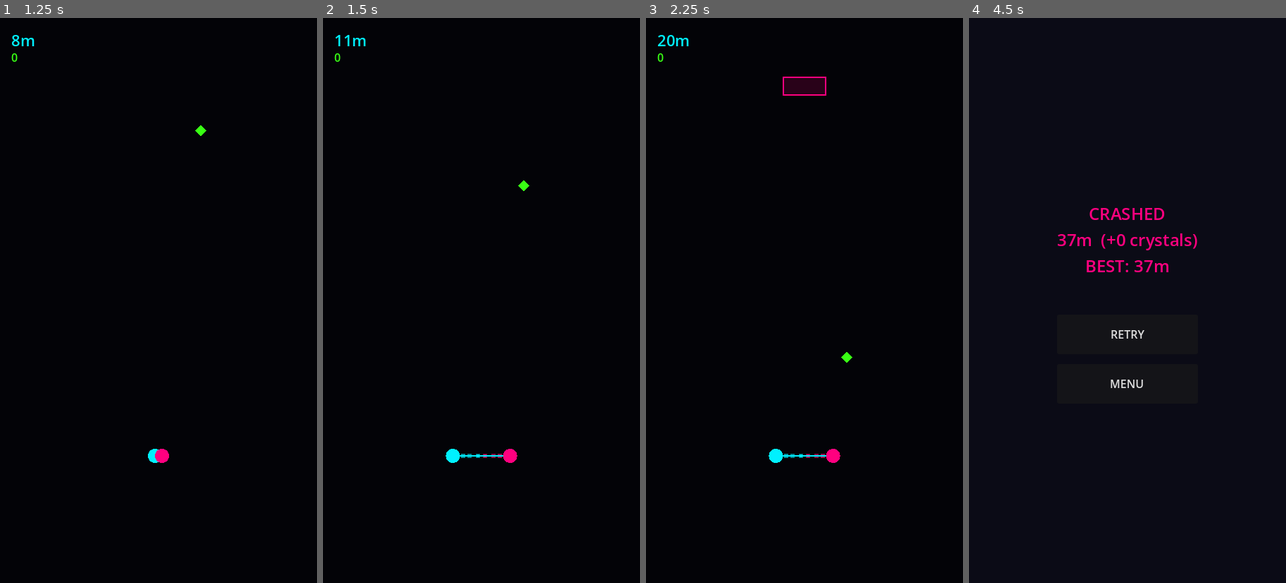
Above: before the commit, frames 1-4 (left to right).
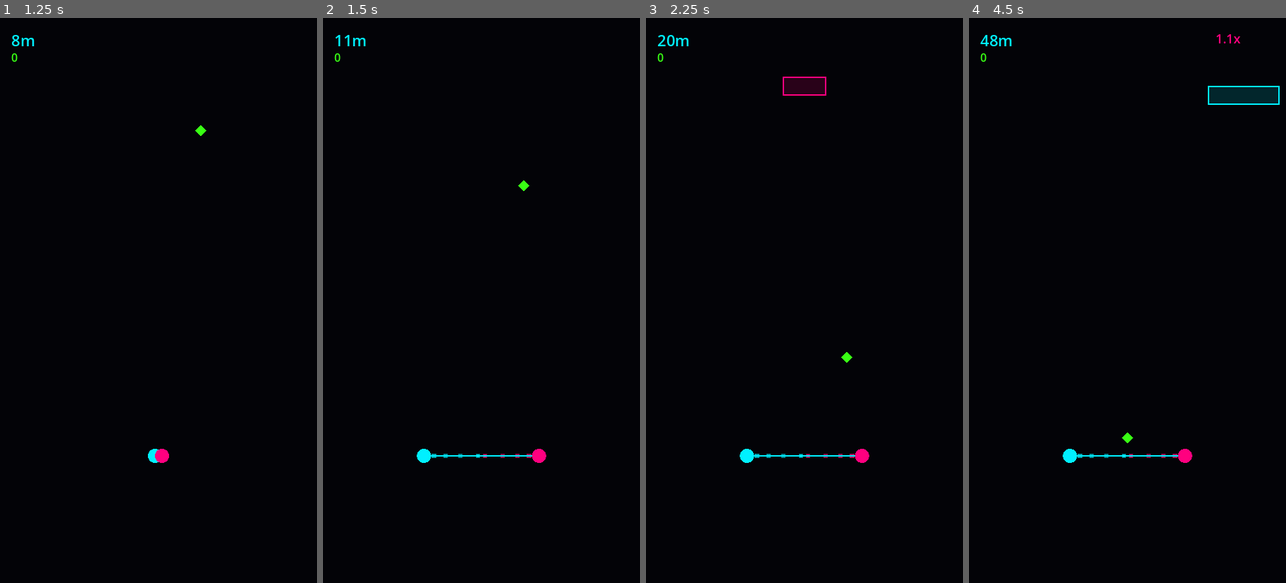
Above: after the commit, the same moments.

Repository: Kelvis123456/neon-tether-game-design
Game: Godot game, scene res://scenes/Main.tscn
Same seed, same stepped clock (60 frames per second), same inputs: the game is played once before the commit and once after it.
Inputs (mouse positions are in pixels of both pictures, inside the frame that each line leads up to):
- Up to frame 1 (1.25 s): click "PLAY" at 0.5 s
- Up to frame 2 (1.5 s): move the mouse to (551, 272) at 1.27 s; click (551, 272) at 1.42 s
- Up to frame 3 (2.25 s): move the mouse to (741, 328) at 2.02 s; click (741, 328) at 2.17 s
- Up to frame 4 (4.5 s): move the mouse to (1159, 176) at 2.77 s; click (1159, 176) at 2.92 s; move the mouse to (1111, 413) at 3.52 s; click (1111, 413) at 3.67 s; move the mouse to (1222, 385) at 4.27 s; click (1222, 385) at 4.42 s

Frame 1 is identical in both runs. In frame 2, 0.4% of the frame differs, in the area x 29-71%, y 76-79%; in frame 3, 0.4%; in frame 4, 2.3%, in the area x 3-98%, y 2-79%.

Commit message:
Fix BUG-009: cyan side obstacles were mathematically unkillable
Traced this back after noticing holding never actually moved the sphere
near an obstacle edge in a live test, which turned out to be a real bug
and not just a rendering thing. MAX_WIDTH (140) capped the tether's reach
45px short of the SIDE_SAFE_MARGIN threshold (110) on this 450px canvas,
so no matter how you played, side obstacles could never collide. Same
bug exists in the original prototype, wasn't introduced by the port.

Raised MAX_WIDTH to 290 so a full split actually crosses the threshold.
Verified with a direct test driving _move_and_collide() with contrived
obstacle/width states (wide-vs-side collides, narrow-vs-side is safe,
center mechanic unaffected). Tutorial briefing now shows the danger pose
first (sphere actually overlapping the obstacle) before the safe one.

Diff:
--- a/godot/scripts/gameplay.gd
+++ b/godot/scripts/gameplay.gd
@@ -12,7 +12,16 @@
 const PLAYER_Y := CANVAS_HEIGHT - 180.0
 const SPRING_LERP := 0.18
 const MIN_WIDTH := 10.0
-const MAX_WIDTH := 140.0
+# 140 was carried over unscaled from the browser prototype's targetWidth, but
+# on this 450px-wide canvas it's actually too small to ever be dangerous: full
+# split only reaches sphere_offset 70 (player_left_x 155), 45px short of
+# SIDE_SAFE_MARGIN's 110 threshold. That means side/cyan obstacles could
+# never kill the player no matter what action was taken — a real mechanic
+# bug present in the original prototype too, not something the Godot port
+# introduced. Raised so a full split now crosses the threshold (offset 145,
+# player_left_x 80), by the same ~30-unit margin MIN_WIDTH already gives the
+# center/magenta side (offset 5 vs. its 35 threshold).
+const MAX_WIDTH := 290.0
 const SPHERE_RADIUS := 10.0
 const OBSTACLE_HALF_HEIGHT := 12.5
 const CENTER_OBSTACLE_WIDTH := 60.0
--- a/godot/scripts/screens/tutorial_screen.gd
+++ b/godot/scripts/screens/tutorial_screen.gd
@@ -6,7 +6,10 @@
 ## INPUT (hold=split, release=merge) without ever showing an obstacle, so a
 ## player could finish it and still not know which color they had to dodge
 ## with which action. Steps 1-2 now show the actual center/side obstacle
-## shapes from gameplay.gd next to the tether width that clears them, before
+## shapes from gameplay.gd: first the WRONG tether state actually touching
+## the obstacle (a real collision pose, not just a distant illustration —
+## see gameplay.gd's MAX_WIDTH comment for why the old 140 value never let
+## the tether reach that far), then the correct state that clears it, before
 ## steps 3-5 (unchanged practice flow) drill the input itself. Unlocks the
 ## "first_transmission" achievement — previously unreachable in the Godot
 ## port, since nothing else ever completed it.
@@ -26,7 +29,7 @@
 const TETHER_Y := 420.0
 const SPRING_LERP := 0.18
 const MIN_WIDTH := 10.0
-const MAX_WIDTH := 140.0
+const MAX_WIDTH := 290.0 # kept in sync with gameplay.gd's MAX_WIDTH
 const SPHERE_RADIUS := 10.0
 const COLOR_BG := Color(0.012, 0.012, 0.027)
 
@@ -37,6 +40,8 @@
 const SIDE_OBSTACLE_WIDTH := 100.0
 const OBSTACLE_HALF_HEIGHT := 40.0
 
+const DANGER_PREVIEW_DURATION := 1.1
+
 const STEP_BRIEF_MAGENTA := 1
 const STEP_BRIEF_CYAN := 2
 const STEP_PRACTICE_HOLD := 3
@@ -46,6 +51,9 @@
 var step := STEP_BRIEF_MAGENTA
 var width := MIN_WIDTH
 var target_width := MIN_WIDTH
+
+var _brief_t := 0.0
+var _brief_revealed := false
 
 var _hud: CanvasLayer
 var _step_label: Label
@@ -54,9 +62,12 @@
 var _abandon_btn: Button
 var _cyan := Color("#00f0ff")
 var _magenta := Color("#ff007f")
+var _danger := Color("#ff3b3b")
 
 func _ready() -> void:
 	_build_hud()
+	# Step 1 starts in its DANGER pose already: default width is MIN_WIDTH
+	# (merged), which is exactly what collides with the center obstacle.
 
 func _build_hud() -> void:
 	_hud = CanvasLayer.new()
@@ -72,8 +83,8 @@
 	_instruction_label.custom_minimum_size = Vector2(CANVAS_WIDTH - 50, 70)
 	_hud.add_child(_instruction_label)
 
-	_hint_label = UIHelpers.label("SPLIT WIDE TO CLEAR IT — 👆 TAP TO CONTINUE", 15, Color(1, 1, 1, 0.7), HORIZONTAL_ALIGNMENT_CENTER, true)
-	_hint_label.position = Vector2(25, TETHER_Y + 50)
+	_hint_label = UIHelpers.label("⚠ STAY MERGED AND THIS HAPPENS", 15, _danger, HORIZONTAL_ALIGNMENT_CENTER, true)
+	_hint_label.position = Vector2(25, TETHER_Y + 55)
 	_hint_label.custom_minimum_size = Vector2(CANVAS_WIDTH - 50, 44)
 	_hud.add_child(_hint_label)
 
@@ -81,12 +92,6 @@
 	_abandon_btn.position = Vector2(CANVAS_WIDTH / 2.0 - 130, CANVAS_HEIGHT - 90)
 	_abandon_btn.pressed.connect(func(): finished.emit())
 	_hud.add_child(_abandon_btn)
-
-	# Step 1's illustration needs the tether drawn wide (split) from the
-	# start, since it's a static "here's the safe shape" demo, not something
-	# the player has to hold for.
-	width = MAX_WIDTH
-	target_width = MAX_WIDTH
 
 func _input(event: InputEvent) -> void:
 	if step >= STEP_DONE:
@@ -101,7 +106,9 @@
 		return
 
 	if step == STEP_BRIEF_MAGENTA or step == STEP_BRIEF_CYAN:
-		if pressed:
+		# Ignored until the danger→safe reveal has played, so the player
+		# always sees the crash pose before they can skip past it.
+		if pressed and _brief_revealed:
 			_advance_briefing()
 	elif pressed:
 		_on_hold_start()
@@ -114,17 +121,34 @@
 		_step_label.text = "TUTORIAL STEP 2/5"
 		_instruction_label.text = "CYAN BLOCKS THE SIDES"
 		_instruction_label.add_theme_color_override("font_color", _cyan)
-		_hint_label.text = "MERGE NARROW TO SLIP THROUGH — 👆 TAP TO CONTINUE"
-		width = MIN_WIDTH
-		target_width = MIN_WIDTH
+		_start_briefing_danger(MAX_WIDTH)
 	elif step == STEP_BRIEF_CYAN:
 		step = STEP_PRACTICE_HOLD
 		_step_label.text = "TUTORIAL STEP 3/5"
 		_instruction_label.text = "PRESS AND HOLD TO SPLIT CORE"
 		_instruction_label.add_theme_color_override("font_color", _cyan)
 		_hint_label.text = "👆 HOLD ANYWHERE"
+		_hint_label.add_theme_color_override("font_color", Color(1, 1, 1, 0.7))
 		width = MIN_WIDTH
 		target_width = MIN_WIDTH
+
+func _start_briefing_danger(danger_width: float) -> void:
+	_brief_t = 0.0
+	_brief_revealed = false
+	width = danger_width
+	target_width = danger_width
+	_hint_label.add_theme_color_override("font_color", _danger)
+	_hint_label.text = "⚠ STAY MERGED AND THIS HAPPENS" if step == STEP_BRIEF_MAGENTA else "⚠ STAY SPLIT WIDE AND THIS HAPPENS"
+
+func _reveal_briefing_safe() -> void:
+	_brief_revealed = true
+	_hint_label.add_theme_color_override("font_color", Color(1, 1, 1, 0.85))
+	if step == STEP_BRIEF_MAGENTA:
+		target_width = MAX_WIDTH
+		_hint_label.text = "SPLIT WIDE TO CLEAR IT — 👆 TAP TO CONTINUE"
+	else:
+		target_width = MIN_WIDTH
+		_hint_label.text = "MERGE NARROW TO SLIP THROUGH — 👆 TAP TO CONTINUE"
 
 func _on_hold_start() -> void:
 	target_width = MAX_WIDTH
@@ -150,26 +174,35 @@
 func _process(delta: float) -> void:
 	var steps := delta * 60.0
 	width += (target_width - width) * SPRING_LERP * steps
+
+	if (step == STEP_BRIEF_MAGENTA or step == STEP_BRIEF_CYAN) and not _brief_revealed:
+		_brief_t += delta
+		if _brief_t >= DANGER_PREVIEW_DURATION:
+			_reveal_briefing_safe()
+
 	queue_redraw()
 
 func _draw() -> void:
 	draw_rect(Rect2(0, 0, CANVAS_WIDTH, CANVAS_HEIGHT), COLOR_BG, true)
 
+	var danger_active := (step == STEP_BRIEF_MAGENTA or step == STEP_BRIEF_CYAN) and not _brief_revealed
+	var fill_alpha := 0.35 if danger_active else 0.15
+
 	if step == STEP_BRIEF_MAGENTA:
 		var rect := Rect2(CANVAS_WIDTH / 2.0 - CENTER_OBSTACLE_WIDTH / 2.0, TETHER_Y - OBSTACLE_HALF_HEIGHT, CENTER_OBSTACLE_WIDTH, OBSTACLE_HALF_HEIGHT * 2.0)
-		draw_rect(rect, Color(_magenta, 0.15), true)
-		draw_rect(rect, _magenta, false, 2.0)
+		draw_rect(rect, Color(_magenta, fill_alpha), true)
+		draw_rect(rect, _danger if danger_active else _magenta, false, 2.0)
 	elif step == STEP_BRIEF_CYAN:
 		var left_rect := Rect2(10.0, TETHER_Y - OBSTACLE_HALF_HEIGHT, SIDE_OBSTACLE_WIDTH, OBSTACLE_HALF_HEIGHT * 2.0)
 		var right_rect := Rect2(CANVAS_WIDTH - 110.0, TETHER_Y - OBSTACLE_HALF_HEIGHT, SIDE_OBSTACLE_WIDTH, OBSTACLE_HALF_HEIGHT * 2.0)
-		draw_rect(left_rect, Color(_cyan, 0.15), true)
-		draw_rect(left_rect, _cyan, false, 2.0)
-		draw_rect(right_rect, Color(_cyan, 0.15), true)
-		draw_rect(right_rect, _cyan, false, 2.0)
+		draw_rect(left_rect, Color(_cyan, fill_alpha), true)
+		draw_rect(left_rect, _danger if danger_active else _cyan, false, 2.0)
+		draw_rect(right_rect, Color(_cyan, fill_alpha), true)
+		draw_rect(right_rect, _danger if danger_active else _cyan, false, 2.0)
 
 	var offset := width / 2.0
 	var left_pos := Vector2(CANVAS_WIDTH / 2.0 - offset, TETHER_Y)
 	var right_pos := Vector2(CANVAS_WIDTH / 2.0 + offset, TETHER_Y)
 	draw_line(left_pos, right_pos, _cyan, 2.0)
-	draw_circle(left_pos, SPHERE_RADIUS, _cyan)
-	draw_circle(right_pos, SPHERE_RADIUS, _magenta)
+	draw_circle(left_pos, SPHERE_RADIUS, _danger if danger_active else _cyan)
+	draw_circle(right_pos, SPHERE_RADIUS, _danger if danger_active else _magenta)
Not shown, changed: project_management/BUGS.md
Not shown, changed: project_management/CHANGELOG.md
Not shown, changed: project_management/TASK_LIST.md
